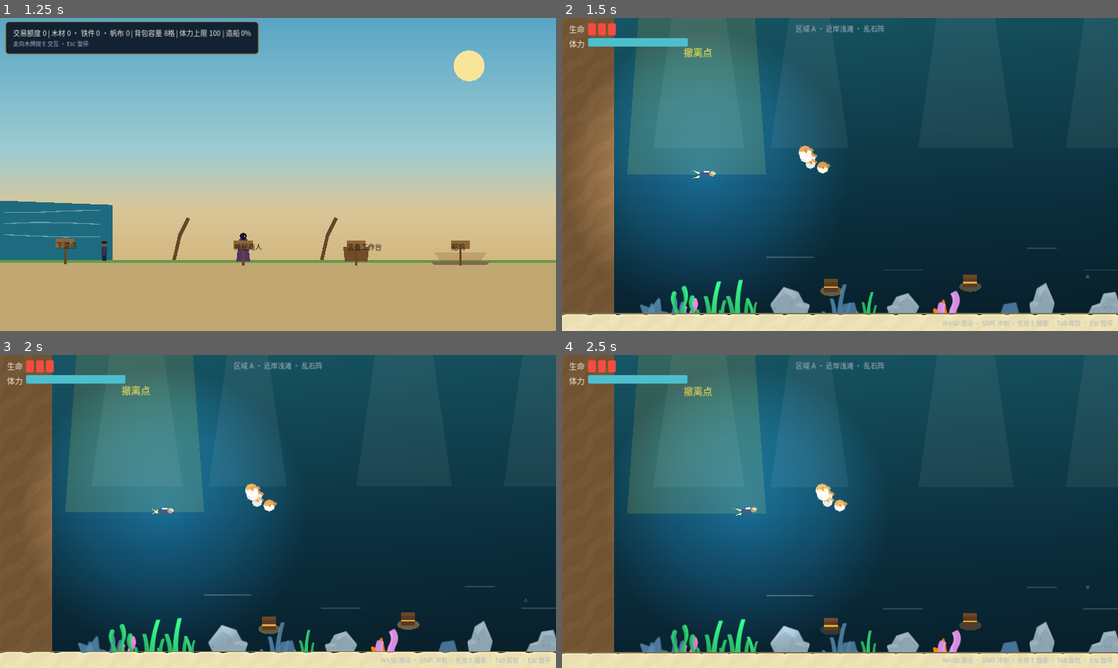
Above: before the commit, frames 1-4 (two rows, left to right).
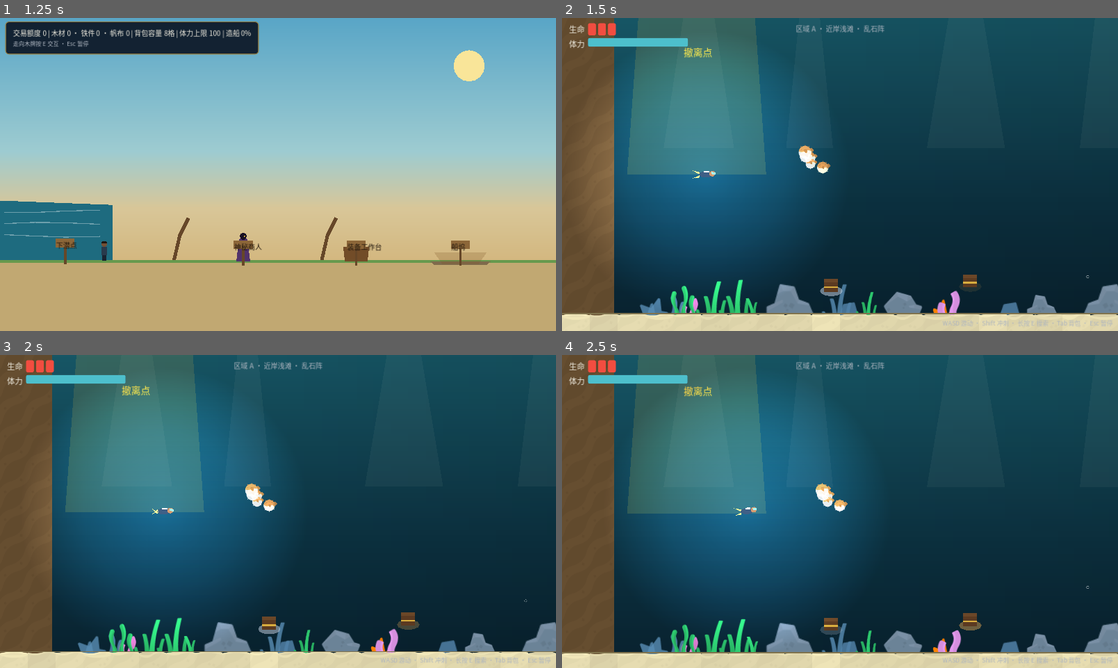
Above: after the commit, the same moments.

Repository: Djjvcgh/deep-sea-scavenger
Game: Godot game, scene res://scenes/main_menu.tscn
The game is run twice, just before and just after one commit, with the same random seed, the same clock (stepped at 60 frames per second) and the same inputs.
Inputs (mouse positions are in pixels of both pictures, inside the frame that each line leads up to):
- Up to frame 1 (1.25 s): click "开始新游戏" at 0.5 s
- Up to frame 2 (1.5 s): tap Enter at 1.25 s; move the mouse to (962, 158) at 1.27 s; hold D (move_right) from 1.28 s (still down); hold E (interact) from 1.28 s (still down); click (962, 158) at 1.42 s
- Up to frame 3 (2 s): keep holding D (move_right); keep holding E (interact); tap W (move_up) at 1.52 s
- Up to frame 4 (2.5 s): keep holding D (move_right); move the mouse to (728, 527) at 2.02 s; release E (interact) at 2.03 s; tap Shift (sprint) at 2.1 s; tap W (move_up) at 2.27 s

Frame 1 is identical in both runs. In frame 2, 1.8% of the frame differs, in the area x 0-100%, y 73-96%; in frame 3, 1.9%; in frame 4, 1.8%.

Commit message:
修复：小块岩石碰撞箱大于可见石头——按素材不透明区域对齐贴图，碰撞改为内切六边形；沙地逐格随机变体；光柱改锥形

Diff:
--- a/scripts/underwater.gd
+++ b/scripts/underwater.gd
@@ -49,6 +49,7 @@
 var _shadow_t := 0.0
 var _tension_on := false
 var _tex_cache := {}
+var _used_rect_cache := {}
 
 
 func _ready() -> void:
@@ -266,14 +267,15 @@
 	dark.z_index = -19
 	add_child(dark)
 
-	# 浅海光柱
+	# 浅海光柱（锥形，弱化边界感）
 	for shaft in MapDataRes.LIGHT_SHAFTS:
 		var poly := Polygon2D.new()
 		var x: float = shaft[0]
 		var w: float = shaft[1]
 		poly.polygon = PackedVector2Array([
-			Vector2(x, 0), Vector2(x + w, 0), Vector2(x + w + 60, 420), Vector2(x - 60, 420)])
-		poly.color = Color(1, 1, 0.9, 0.06)
+			Vector2(x + w * 0.3, 0), Vector2(x + w * 0.7, 0),
+			Vector2(x + w * 1.4, 420), Vector2(x - w * 0.4, 420)])
+		poly.color = Color(1, 1, 0.9, 0.045)
 		poly.z_index = -15
 		add_child(poly)
 
@@ -430,6 +432,74 @@
 	return s
 
 
+func _used_rect(tex: Texture2D) -> Rect2:
+	## 素材在 64x64 画布中的实际不透明区域（blob），用于贴图对齐与碰撞成形
+	var key := tex.resource_path
+	if not _used_rect_cache.has(key):
+		var img := tex.get_image()
+		if img.is_compressed():
+			img.decompress()
+		_used_rect_cache[key] = Rect2(img.get_used_rect())
+	return _used_rect_cache[key]
+
+
+## 小块岩石：blob 底部对齐矩形，碰撞用内切六边形贴合石头外形（不再有空气墙）。
+func _add_rock_blob(body: StaticBody2D, rect: Rect2) -> void:
+	var tex: Texture2D = _tex("rock_%s" % ["a", "b"][_rng.randi_range(0, 1)])
+	var blob := _used_rect(tex)
+	var s := rect.size.x / blob.size.x
+	var spr := Sprite2D.new()
+	spr.texture = tex
+	spr.scale = Vector2.ONE * s
+	spr.flip_h = _rng.randf() < 0.5
+	var blob_center_offset := blob.get_center() - Vector2(32, 32)   # 相对贴图中心
+	var target := Vector2(rect.get_center().x, rect.end.y - blob.size.y * s * 0.5)
+	spr.position = target - blob_center_offset * s
+	spr.modulate = Color(0.62, 0.68, 0.78)
+	spr.z_index = 0
+	body.add_child(spr)
+
+	var w := blob.size.x * s * 0.92
+	var h := blob.size.y * s * 0.9
+	var cx := rect.get_center().x
+	var cy := rect.end.y - h * 0.5
+	var hull := ConvexPolygonShape2D.new()
+	hull.points = PackedVector2Array([
+		Vector2(cx - w * 0.26, cy - h * 0.5), Vector2(cx + w * 0.26, cy - h * 0.5),
+		Vector2(cx + w * 0.5, cy - h * 0.08), Vector2(cx + w * 0.44, cy + h * 0.5),
+		Vector2(cx - w * 0.44, cy + h * 0.5), Vector2(cx - w * 0.5, cy - h * 0.08)])
+	var cs := CollisionShape2D.new()
+	cs.shape = hull
+	body.add_child(cs)
+
+
+## 沙地逐格铺装：随机顶盖与填充变体 + 明度抖动，打破平铺图案感。
+func _sand_grid(body: StaticBody2D, rect: Rect2, mod: Color) -> void:
+	var cols := int(ceil(rect.size.x / 64.0))
+	var rows := int(ceil(rect.size.y / 64.0))
+	for cy in rows:
+		for cx in cols:
+			var pos := rect.position + Vector2(cx * 64.0, cy * 64.0)
+			var size := Vector2(
+				minf(64.0, rect.end.x - pos.x),
+				minf(64.0, rect.end.y - pos.y))
+			var tex_name: String
+			if cy == 0:
+				tex_name = "terrain_sand_top_%s" % SAND_TOPS[_rng.randi_range(0, 7)]
+			else:
+				tex_name = "terrain_sand_%s" % SAND_FILL[_rng.randi_range(0, 3)]
+			var spr := Sprite2D.new()
+			spr.texture = _tex(tex_name)
+			spr.texture_repeat = CanvasItem.TEXTURE_REPEAT_ENABLED
+			spr.region_enabled = true
+			spr.region_rect = Rect2(Vector2.ZERO, size)
+			spr.centered = false
+			spr.position = pos
+			var b := _rng.randf_range(0.92, 1.0)
+			spr.modulate = Color(mod.r * b, mod.g * b, mod.b * b)
+			body.add_child(spr)
+
+
 func _build_terrain() -> void:
 	var body := StaticBody2D.new()
 	body.name = "Terrain"
@@ -439,6 +509,10 @@
 		for r in _solids_for(zone):
 			var rect := Rect2(r[0], r[1], r[2], r[3])
 			var kind: String = r[4]
+			if kind == "rock" and rect.size.x <= 150.0 and rect.size.y <= 150.0:
+				_add_rock_blob(body, rect)
+				continue
+
 			var cs := CollisionShape2D.new()
 			var shape := RectangleShape2D.new()
 			shape.size = rect.size
@@ -449,28 +523,17 @@
 			var edge := Color(0.2, 0.28, 0.33)
 			if kind == "sand":
 				edge = Color(0.5, 0.45, 0.3)
-				_terrain_tiles(rect, "terrain_sand_%s" % SAND_FILL[_rng.randi_range(0, 3)],
-					"terrain_sand_top_%s" % SAND_TOPS[_rng.randi_range(0, 7)], Color.WHITE)
+				_sand_grid(body, rect, Color.WHITE)
 			elif kind == "wreck":
 				edge = Color(0.38, 0.27, 0.15)
 				_terrain_tiles(rect, "terrain_dirt_%s" % SAND_FILL[_rng.randi_range(0, 3)],
 					"terrain_dirt_top_%s" % DIRT_TOPS[_rng.randi_range(0, 7)],
 					Color(0.78, 0.6, 0.45))
-			elif rect.size.x <= 150.0 and rect.size.y <= 150.0:
-				# 小块岩石：整块素材铺贴
-				var spr := Sprite2D.new()
-				spr.texture = _tex("rock_%s" % ["a", "b"][_rng.randi_range(0, 1)])
-				spr.scale = rect.size / 64.0
-				spr.position = rect.get_center()
-				spr.flip_h = _rng.randf() < 0.5
-				spr.modulate = Color(0.82, 0.86, 0.92)
-				spr.z_index = 0
-				body.add_child(spr)
 			else:
 				edge = Color(0.24, 0.3, 0.38)
 				_terrain_tiles(rect, "terrain_dirt_%s" % SAND_FILL[_rng.randi_range(0, 3)],
 					"terrain_dirt_top_%s" % DIRT_TOPS[_rng.randi_range(0, 7)],
-					Color(0.6, 0.65, 0.76))
+					Color(0.52, 0.58, 0.68))
 
 			var top_line := Line2D.new()
 			top_line.points = PackedVector2Array([rect.position, rect.position + Vector2(rect.size.x, 0)])
